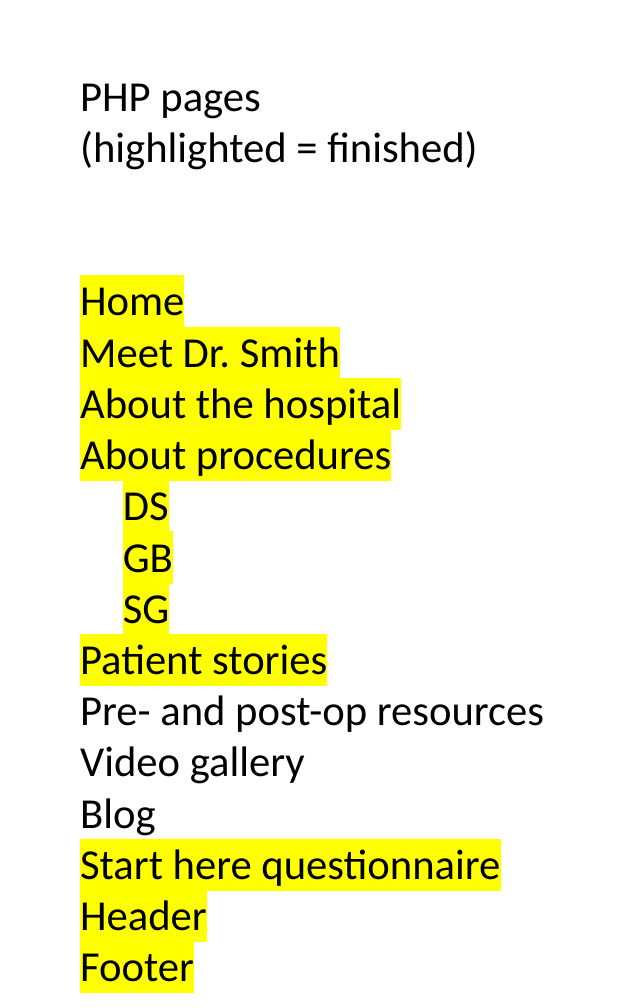
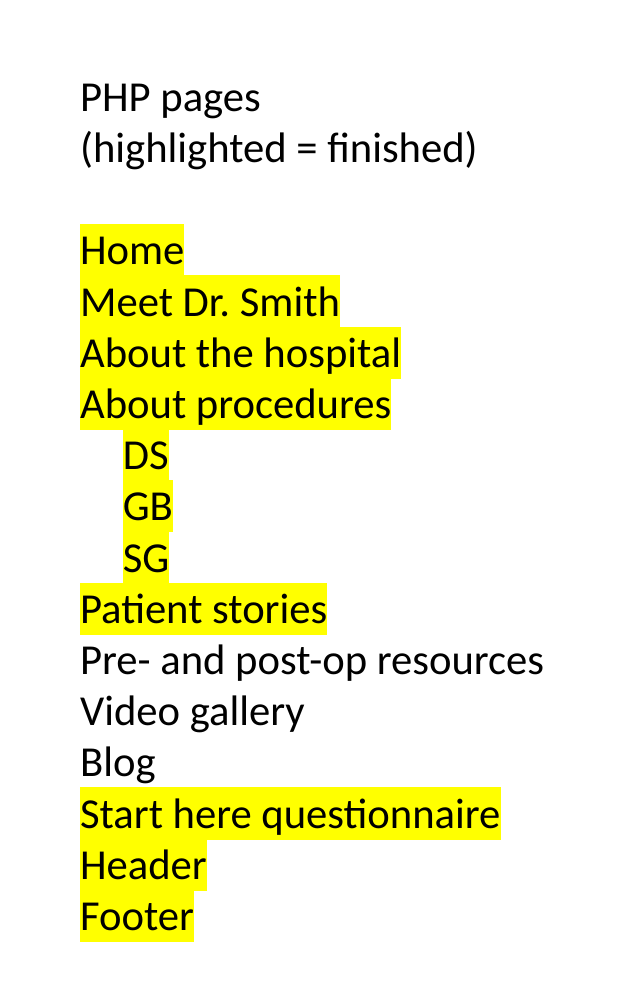
Before and after one commit to audcsm/aos-site, a slide deck: slide 3 of Website Design Tools.pptx. Drawn at 640x1008 pixels with LibreOffice and Linux fonts; fonts in the diff are those of the drawing. Boxes give left, top, right and bottom in pixels: in the first picture for what was removed or moved away, otherwise in the second. Text is boxed around its words. In the diff, an @@ line names an element or a change of style, - is before the commit and + after.

```diff
--- a/Website Design Tools.pptx
+++ b/Website Design Tools.pptx
@@ text "PHP pages" rewrapped from (80,83,544,982) to (80,83,544,931) @@
```
Also in this commit, not shown: 2 slides added, 4 other files.
